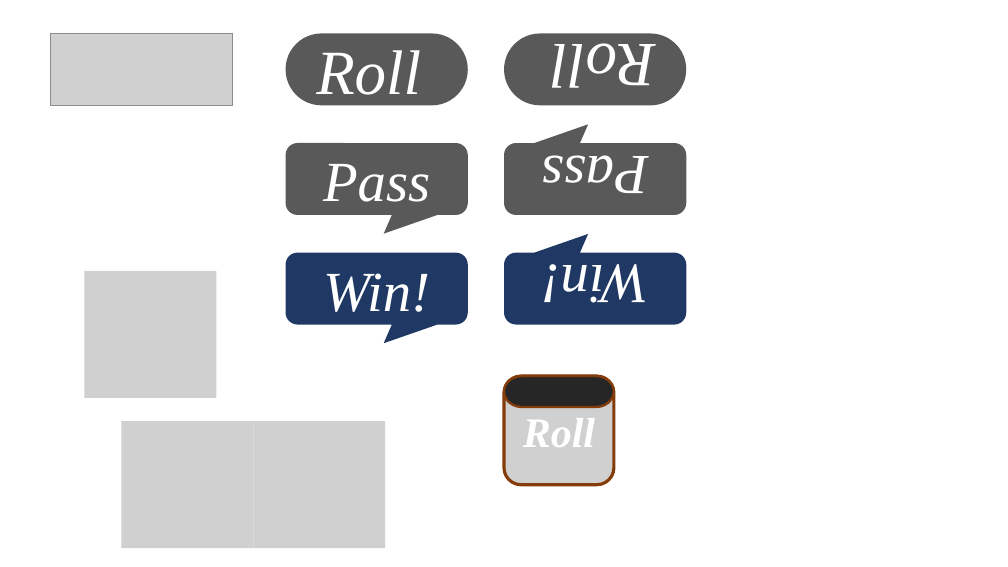
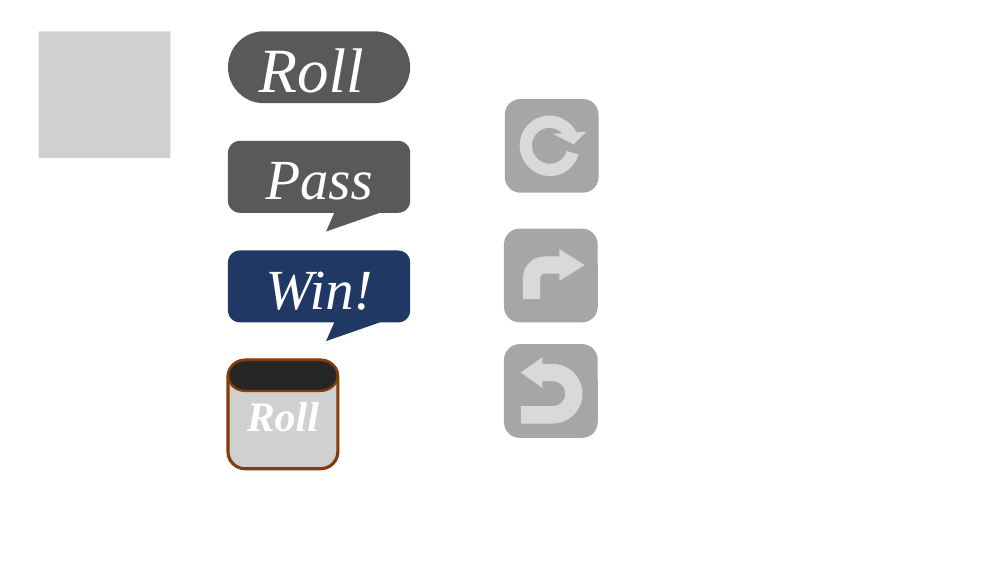
Before and after one commit to ytani01/ytBackgammon, a slide deck: slide 1 of app/static/images0/ytbg.pptx. Drawn at 1008x567 pixels with LibreOffice and Linux fonts; fonts in the diff are those of the drawing; grey boxes stand for pictures. Boxes give left, top, right and bottom in pixels: in the first picture for what was removed or moved away, otherwise in the second. Text is boxed around its words. In the diff, an @@ line names an element or a change of style, - is before the commit and + after.

```diff
--- a/app/static/images0/ytbg.pptx
+++ b/app/static/images0/ytbg.pptx
@@ picture: place and size @@
-picture at [85, 271, 217, 398]
+picture at [39, 31, 171, 158]
@@ picture removed at [51, 33, 233, 105] @@
@@ rounded rectangle "Roll": place and size @@
-rounded rectangle "Roll" at [286, 33, 468, 105]
+rounded rectangle "Roll" at [228, 31, 411, 103]
@@ rounded rectangle removed at [504, 33, 687, 105] @@
-Roll
@@ circular arrow added at [496, 92, 604, 200], fill #D9D9D9 @@
@@ rounded rectangle added at [505, 99, 599, 193], fill #A6A6A6 @@
@@ rounded speech box "Pass": place and size @@
-rounded speech box "Pass" at [286, 143, 468, 215]
+rounded speech box "Pass" at [228, 141, 411, 212]
@@ rounded speech box removed at [504, 143, 687, 215] @@
-Pass
@@ rounded rectangle added at [504, 228, 598, 322], fill #A6A6A6 @@
@@ rounded speech box "Win!": place and size @@
-rounded speech box "Win!" at [286, 253, 468, 324]
+rounded speech box "Win!" at [228, 250, 411, 322]
@@ rounded speech box removed at [504, 253, 687, 324] @@
-Win!
@@ bent arrow added at [523, 249, 585, 299], fill #D9D9D9 @@
@@ rounded rectangle added at [504, 344, 598, 438], fill #A6A6A6 @@
@@ uturn arrow added at [521, 358, 583, 424], fill #D9D9D9 @@
@@ picture "Roll": place and size @@
-picture "Roll" at [504, 376, 614, 485]
+picture "Roll" at [228, 360, 338, 469]
@@ pill shape: place and size @@
-pill shape at [504, 376, 614, 407]
+pill shape at [228, 360, 338, 391]
@@ picture removed at [121, 421, 253, 548] @@
@@ picture removed at [253, 421, 386, 548] @@
```
Also in this commit, not shown: 1 slide added, 19 other files.
